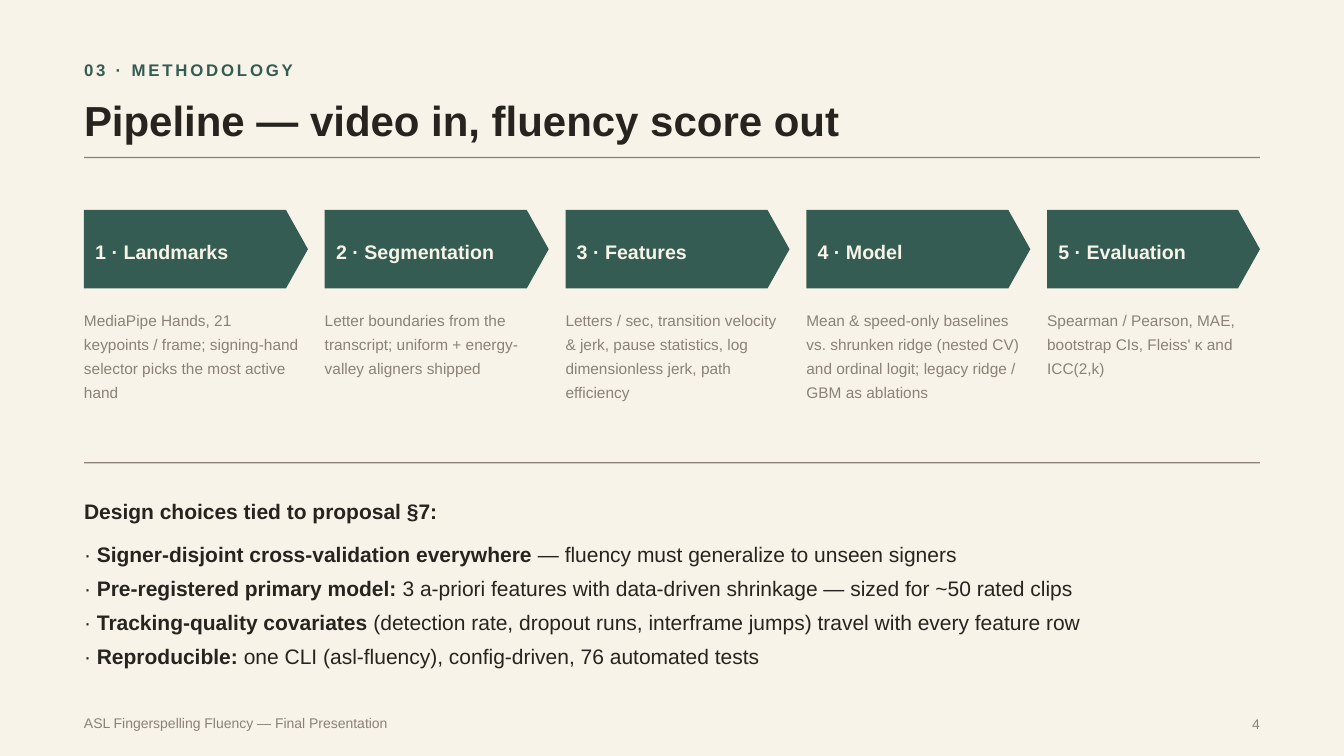
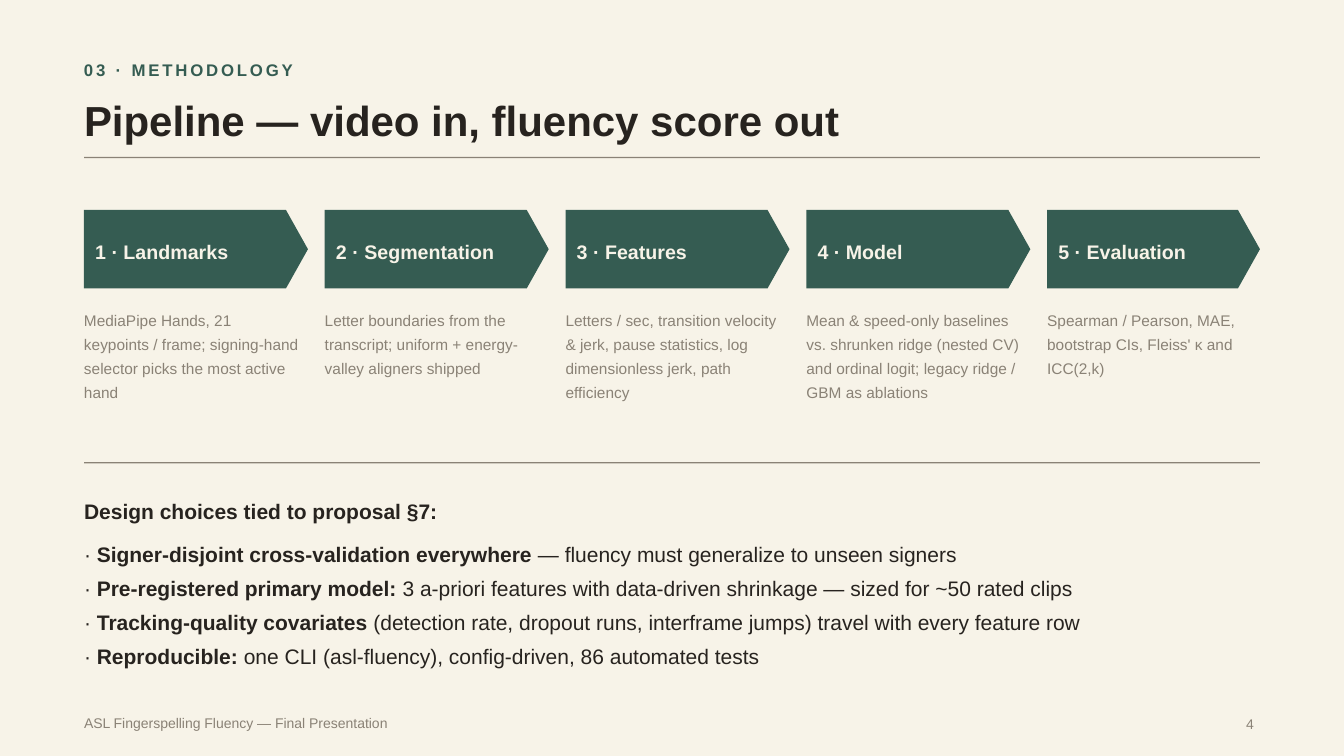
Before and after one commit to jasonkolodziej/cs-5243-901-project, a slide deck: slide 4 of ASL-Final-Presentation.pptx. Drawn at 1344x756 pixels with LibreOffice and Linux fonts; fonts in the diff are those of the drawing. Boxes give left, top, right and bottom in pixels: in the first picture for what was removed or moved away, otherwise in the second. Text is boxed around its words. In the diff, an @@ line names an element or a change of style, - is before the commit and + after.

```diff
--- a/ASL-Final-Presentation.pptx
+++ b/ASL-Final-Presentation.pptx
@@ text at [97,648,759,668]: text changed @@
-· Reproducible: one CLI (asl-fluency), config-driven, 76 automated tests
+· Reproducible: one CLI (asl-fluency), config-driven, 86 automated tests
@@ text "4": place and size @@
-text "4" at [1252,719,1260,729]
+text "4" at [1246,719,1254,729]
```
Also in this commit, not shown: 7 other slides changed, 3 other files.
